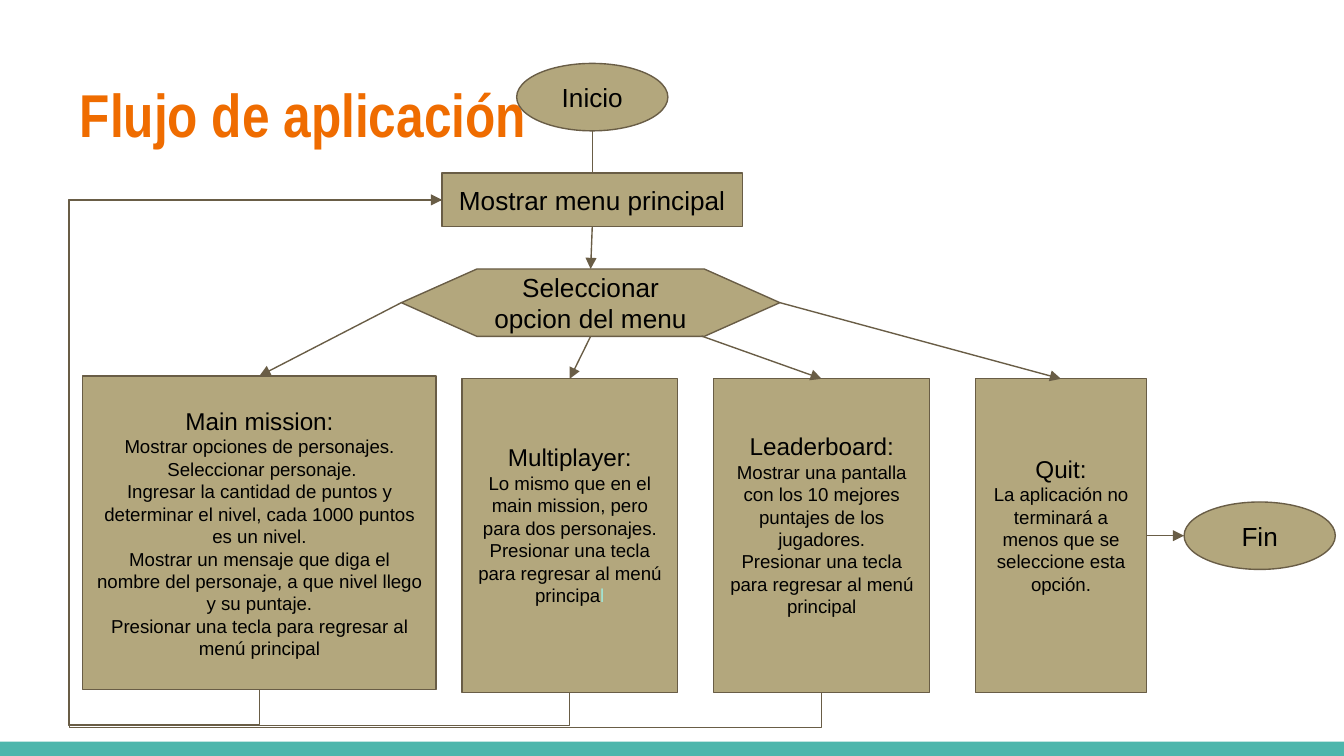
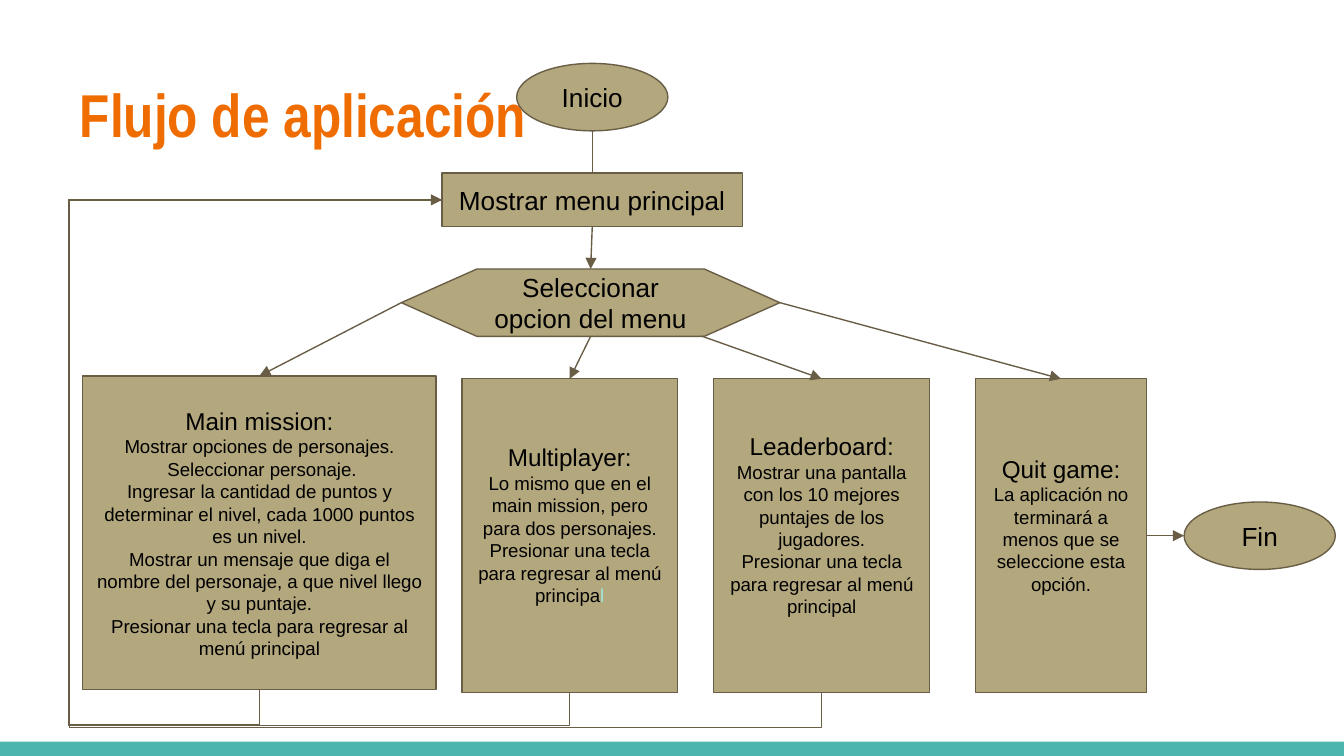
Before and after one commit to rayesro/BrunchyApp_POC, a slide deck: slide 3 of presentaciones/Programacion avanzada - 02 Estructuras y punteros.pptx. Drawn at 1344x756 pixels with LibreOffice and Linux fonts; fonts in the diff are those of the drawing. Boxes give left, top, right and bottom in pixels: in the first picture for what was removed or moved away, otherwise in the second. Text is boxed around its words. In the diff, an @@ line names an element or a change of style, - is before the commit and + after.

```diff
--- a/presentaciones/Programacion avanzada - 02 Estructuras y punteros.pptx
+++ b/presentaciones/Programacion avanzada - 02 Estructuras y punteros.pptx
@@ text in rectangle at bbox=[1002, 460, 1120, 483]: text changed @@
-Quit:
+Quit game:
```
Also in this commit, not shown: 1 other slide changed, 8 other files.
